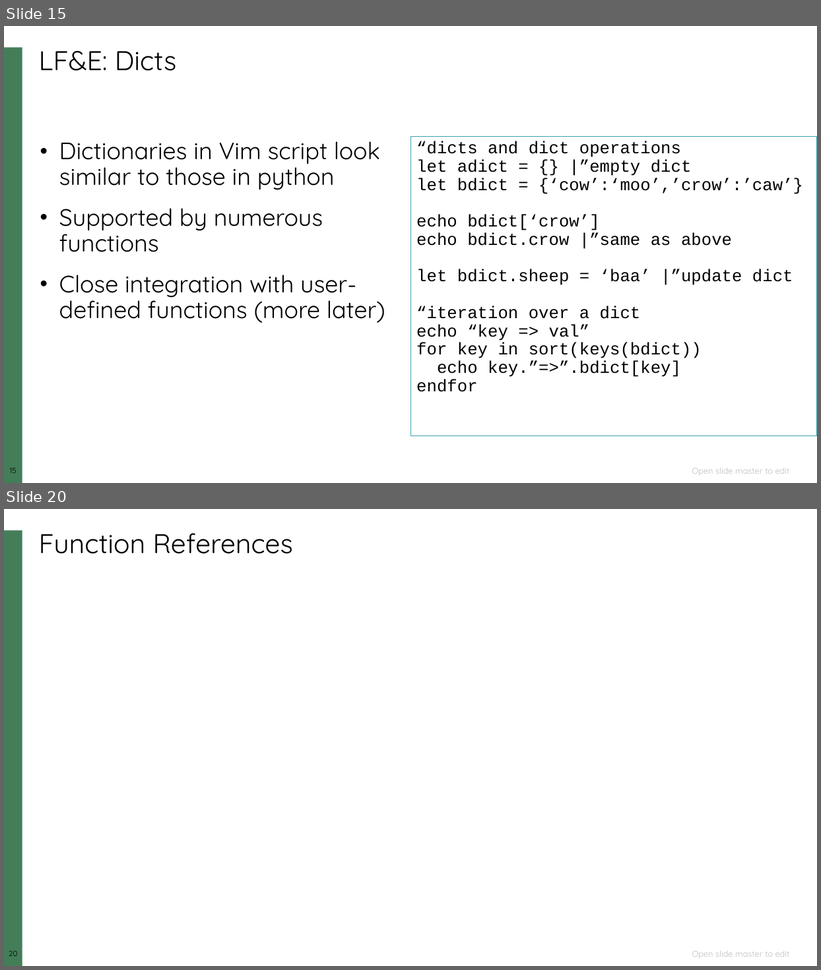
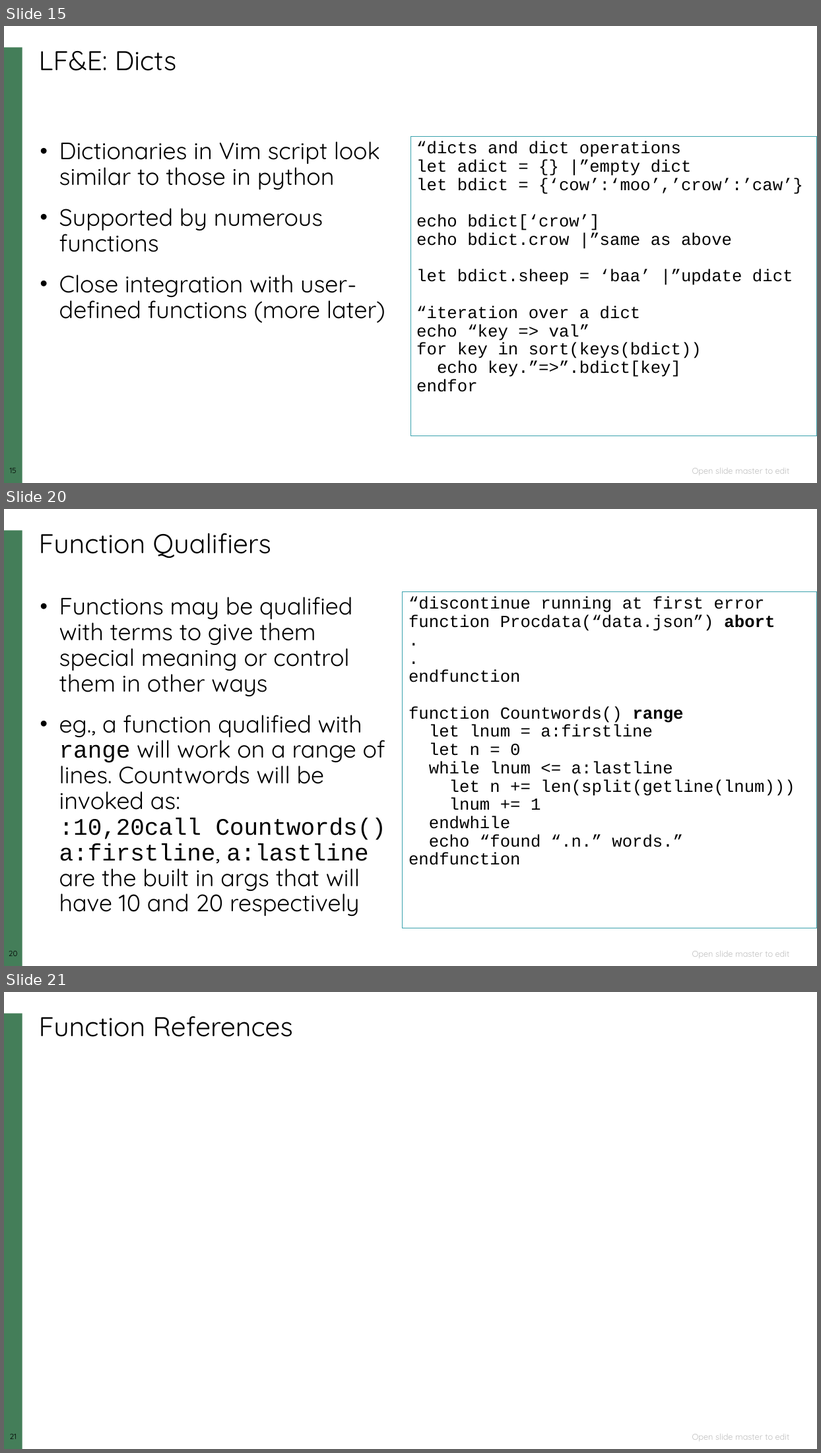
Before and after one commit to ketancmaheshwari/vim, a slide deck: vimscriptpres.pptx. Shown one above the other, each under a label of ours: slides 15 and 20 before the commit, slides 15, 20 and 21 after it; the slides between them are not shown. The pictures are 821x970 and 821x1453 pixels, drawn with LibreOffice and Linux fonts; fonts in the diff are those of the drawing; background and template pictures are left out. Boxes give left, top, right and bottom in pixels: in the first picture for what was removed or moved away, otherwise in the second. Text is boxed around its words. In the diff, an @@ line names an element or a change of style, - is before the commit and + after.

```diff
--- a/vimscriptpres.pptx
+++ b/vimscriptpres.pptx
@@ slide 20 added at [4,509,817,966], background #FFFFFF; not listed: 4 template elements that a slide beside it also shows @@
@@ title added at [39,533,271,558], 32 pt, text #000000 @@
+Function Qualifiers
@@ text added at [59,597,386,917], 28 pt, text #000000 @@
+• Functions may be qualified with terms to give them special meaning or control them in other ways
+• eg., a function qualified with range will work on a range of lines. Countwords will be invoked as:
+  :10,20call Countwords()
+  a:firstline, a:lastline are the built in args that will have 10 and 20 respectively
@@ rectangle added at [403,591,817,929], outline #3BA2AD 0.75 pt, 20 pt, text #000000 @@
+“discontinue running at first error
+function Procdata(“data.json”) abort
+.
+.
+endfunction
+function Countwords() range
+let lnum = a:firstline
+let n = 0
+while lnum <= a:lastline
+let n += len(split(getline(lnum)))
+lnum += 1
+endwhile
+echo “found “.n.” words.”
+endfunction
@@ what was slide 20 is now slide 21 @@
@@ page number at [4,1434,23,1444]: text changed @@
-20
+21
@@ page number at [10,1434,17,1439]: text changed @@
-20
+21
```
Also in this commit, not shown: 10 slides changed, 2 other slides added, 1 slide removed, 2 other files.
